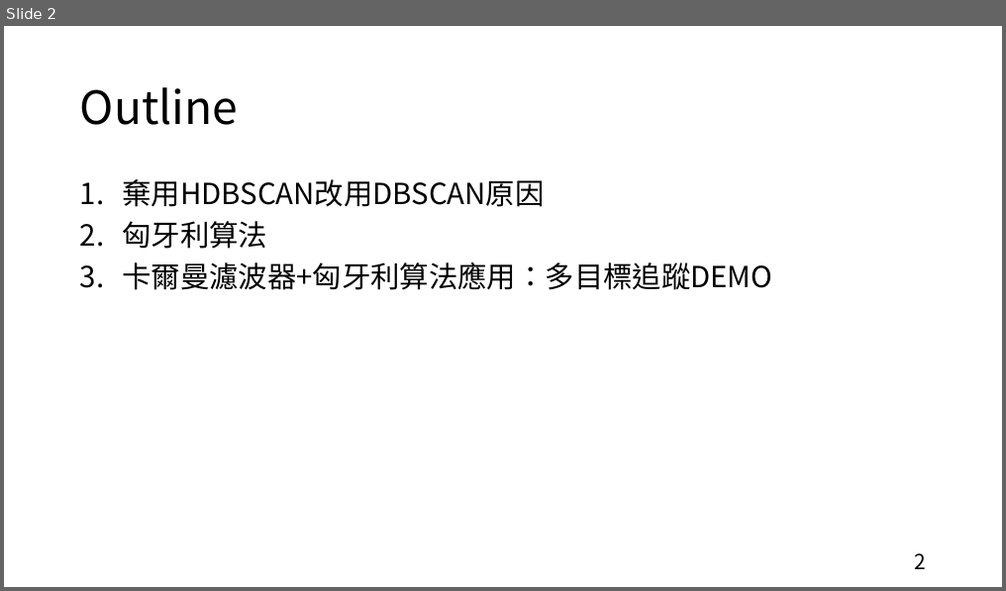
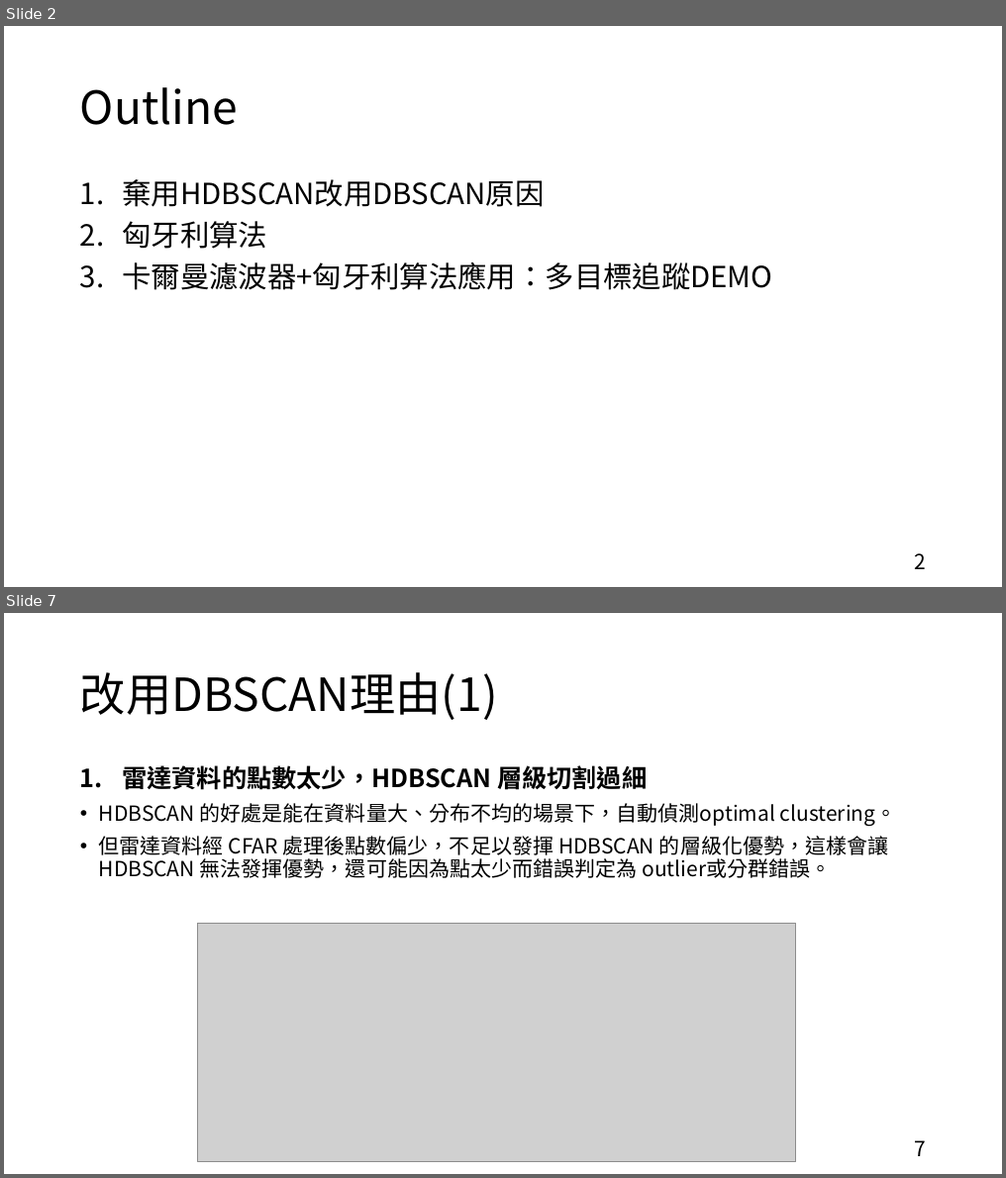
Before and after one commit to hcjohn463/Radar-tracking, a slide deck: proposal/0415/0415.pptx. Shown one above the other, each under a label of ours: slide 2 before the commit, slides 2 and 7 after it; the slides between them are not shown. The pictures are 1006x591 and 1006x1178 pixels, drawn with LibreOffice and Linux fonts; fonts in the diff are those of the drawing; grey boxes stand for pictures. Boxes give left, top, right and bottom in pixels: in the first picture for what was removed or moved away, otherwise in the second. Text is boxed around its words. In the diff, an @@ line names an element or a change of style, - is before the commit and + after.

```diff
--- a/proposal/0415/0415.pptx
+++ b/proposal/0415/0415.pptx
@@ slide 7 added at (4, 613, 1002, 1174), background #FFFFFF @@
@@ title added at (80, 672, 498, 720), 44 pt, text #000000 @@
+改用DBSCAN理由(1)
@@ text added at (99, 765, 897, 878), 20 pt, text #000000 @@
+1. 雷達資料的點數太少，HDBSCAN 層級切割過細
+• HDBSCAN 的好處是能在資料量大、分布不均的場景下，自動偵測optimal clustering。
+• 但雷達資料經 CFAR 處理後點數偏少，不足以發揮 HDBSCAN 的層級化優勢，這樣會讓 HDBSCAN 無法發揮優勢，還可能因為點太少而錯誤判定為 outlier或分群錯誤。
@@ picture added at (198, 924, 796, 1162) @@
@@ page number added at (914, 1141, 926, 1157), 20 pt, text #000000 @@
+7
```
Also in this commit, not shown: 9 slides changed, 7 other slides added, 2 slides removed, 15 other files.
